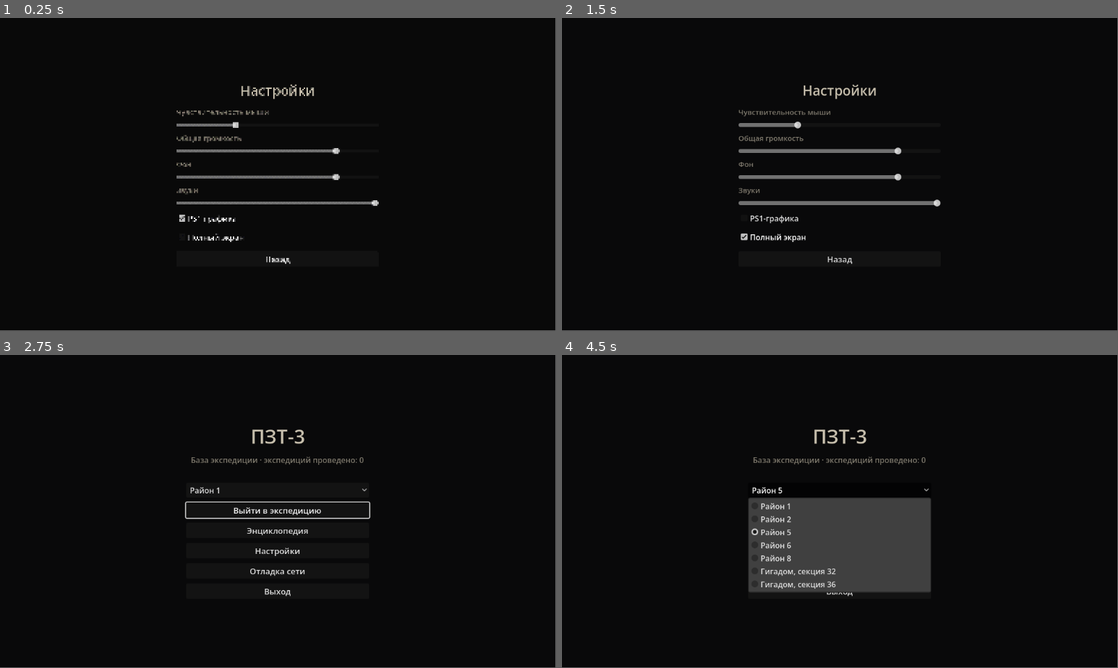
Above: before the commit, frames 1-4 (two rows, left to right).
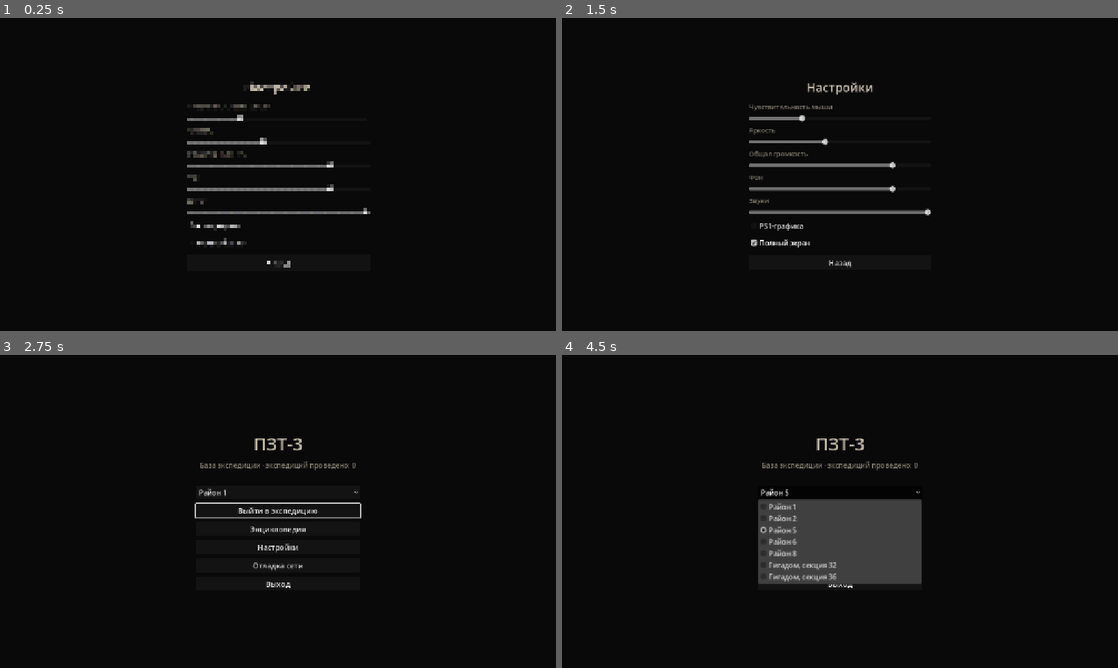
Above: after the commit, the same moments.

Repository: DemonLibe/PZT-3
Game: Godot game, scene res://ui/settings_menu.tscn
The game is run twice, just before and just after one commit, with the same random seed, the same clock (stepped at 60 frames per second) and the same inputs. This scene is started directly instead of the project's main scene.
Inputs:
- Up to frame 1 (0.25 s): no input
- Up to frame 2 (1.5 s): click "PS1-графика" at 0.5 s; click "Полный экран" at 1.25 s
- Up to frame 3 (2.75 s): click "Назад" at 2 s
- Up to frame 4 (4.5 s): click "Район 1" at 2.75 s; click "Энциклопедия" at 3.5 s; click "Район 5" at 4.25 s
In our replay, the window is 799x449 before the commit and 800x450 after it. These sizes can differ from the game's own. Grey fills any space a smaller window leaves; there, only what the larger window draws over its background counts as a difference.

The runs differ from the first frame. In frame 1, 3.6% of the frame differs, in the area x 31-69%, y 20-80%; in frame 2, 4.2%; in frame 3, 2.3%; in frame 4, 4.0%.

Commit message:
Окно на весь экран, масштаб интерфейса, ползунок яркости (по умолчанию светлее)
Co-Authored-By: Claude Opus 5.5 <noreply@anthropic.com>
Claude-Session: https://claude.ai/code/session_0147ZXeBZmfBKMTrNndTXqF6

Diff:
--- a/core/settings.gd
+++ b/core/settings.gd
@@ -10,11 +10,14 @@
 var ambient_volume: float = 0.8
 var sfx_volume: float = 1.0
 var ps1_enabled: bool = true
+## Яркость картинки (1 — как задумано в уровне).
+var brightness: float = 1.6
 var fullscreen: bool = false
 
 
 func _ready() -> void:
 	load_settings()
+	get_tree().node_added.connect(_on_node_added)
 	apply()
 
 
@@ -23,6 +26,8 @@
 	_set_bus_volume(&"Ambient", ambient_volume)
 	_set_bus_volume(&"SFX", sfx_volume)
 	RetroRender.set_enabled(ps1_enabled)
+	for node in get_tree().root.find_children("*", "WorldEnvironment", true, false):
+		_apply_brightness(node)
 	if DisplayServer.get_name() != "headless":
 		var mode: DisplayServer.WindowMode = DisplayServer.WINDOW_MODE_FULLSCREEN if fullscreen else DisplayServer.WINDOW_MODE_WINDOWED
 		if DisplayServer.window_get_mode() != mode:
@@ -32,7 +37,7 @@
 
 func save_settings() -> void:
 	var config: ConfigFile = ConfigFile.new()
-	for key in ["mouse_sensitivity", "master_volume", "ambient_volume", "sfx_volume", "ps1_enabled", "fullscreen"]:
+	for key in ["mouse_sensitivity", "master_volume", "ambient_volume", "sfx_volume", "ps1_enabled", "fullscreen", "brightness"]:
 		config.set_value("settings", key, get(key))
 	config.save(PATH)
 
@@ -46,6 +51,18 @@
 			set(key, config.get_value("settings", key))
 
 
+func _on_node_added(node: Node) -> void:
+	if node is WorldEnvironment:
+		_apply_brightness.call_deferred(node)
+
+
+func _apply_brightness(world: WorldEnvironment) -> void:
+	if not is_instance_valid(world) or world.environment == null:
+		return
+	world.environment.adjustment_enabled = true
+	world.environment.adjustment_brightness = brightness
+
+
 func _set_bus_volume(bus_name: StringName, linear: float) -> void:
 	var index: int = AudioServer.get_bus_index(bus_name)
 	if index < 0:
--- a/project.godot
+++ b/project.godot
@@ -14,6 +14,14 @@
 run/main_scene="res://ui/main_menu.tscn"
 config/features=PackedStringArray("4.7", "Forward Plus")
 config/icon="res://icon.svg"
+
+[display]
+
+window/size/viewport_width=1280
+window/size/viewport_height=720
+window/size/mode=2
+window/stretch/mode="canvas_items"
+window/stretch/aspect="expand"
 
 [autoload]
 
--- a/ui/settings_panel.gd
+++ b/ui/settings_panel.gd
@@ -4,12 +4,14 @@
 
 func _ready() -> void:
 	%Sensitivity.value = Settings.mouse_sensitivity
+	%Brightness.value = Settings.brightness
 	%Master.value = Settings.master_volume
 	%Ambient.value = Settings.ambient_volume
 	%Sfx.value = Settings.sfx_volume
 	%Ps1.button_pressed = Settings.ps1_enabled
 	%Fullscreen.button_pressed = Settings.fullscreen
 	%Sensitivity.value_changed.connect(_on_changed.bind("mouse_sensitivity"))
+	%Brightness.value_changed.connect(_on_changed.bind("brightness"))
 	%Master.value_changed.connect(_on_changed.bind("master_volume"))
 	%Ambient.value_changed.connect(_on_changed.bind("ambient_volume"))
 	%Sfx.value_changed.connect(_on_changed.bind("sfx_volume"))
--- a/ui/settings_panel.tscn
+++ b/ui/settings_panel.tscn
@@ -18,6 +18,20 @@
 unique_name_in_owner = true
 layout_mode = 2
 min_value = 0.2
+max_value = 3.0
+step = 0.05
+
+[node name="BrightnessLabel" type="Label" parent="."]
+layout_mode = 2
+text = "Яркость"
+horizontal_alignment = 0
+theme_override_colors/font_color = Color(0.5, 0.48, 0.43, 1.0)
+theme_override_font_sizes/font_size = 15
+
+[node name="Brightness" type="HSlider" parent="."]
+unique_name_in_owner = true
+layout_mode = 2
+min_value = 0.6
 max_value = 3.0
 step = 0.05
 
Not shown, changed: PROGRESS.md
